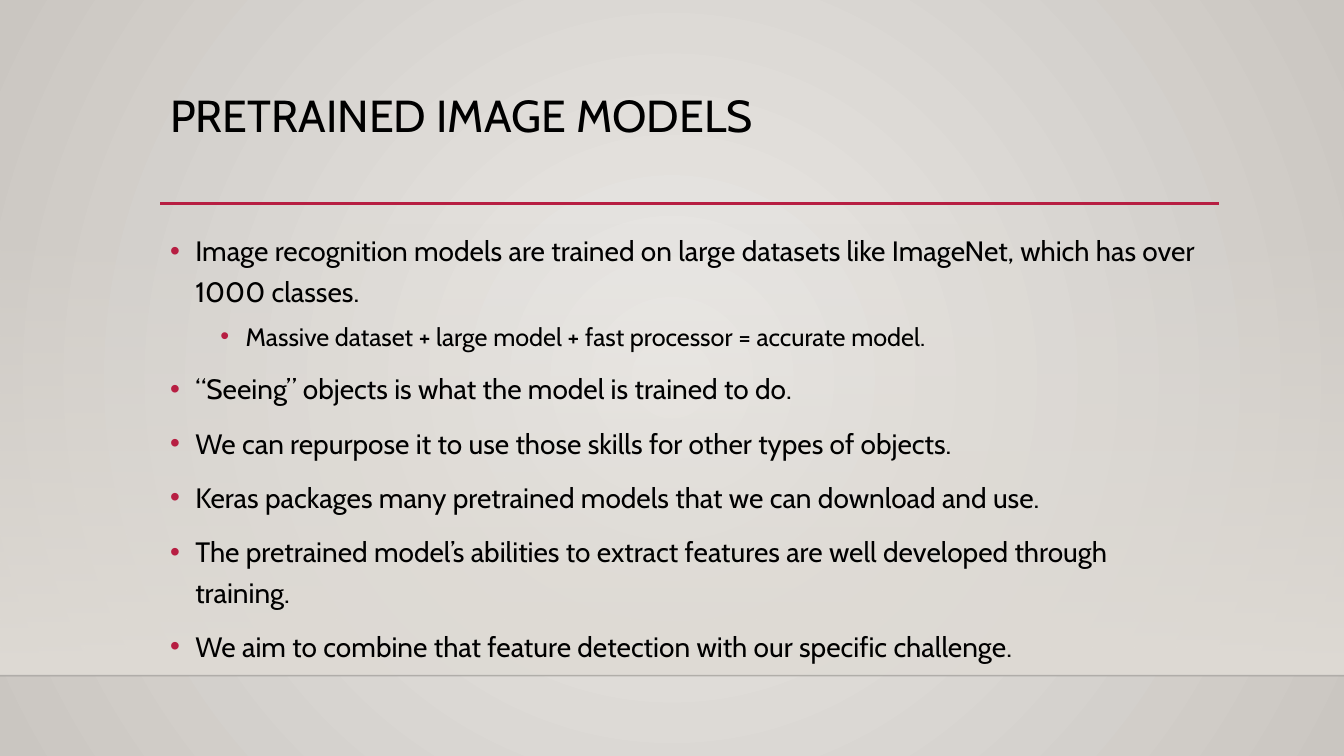
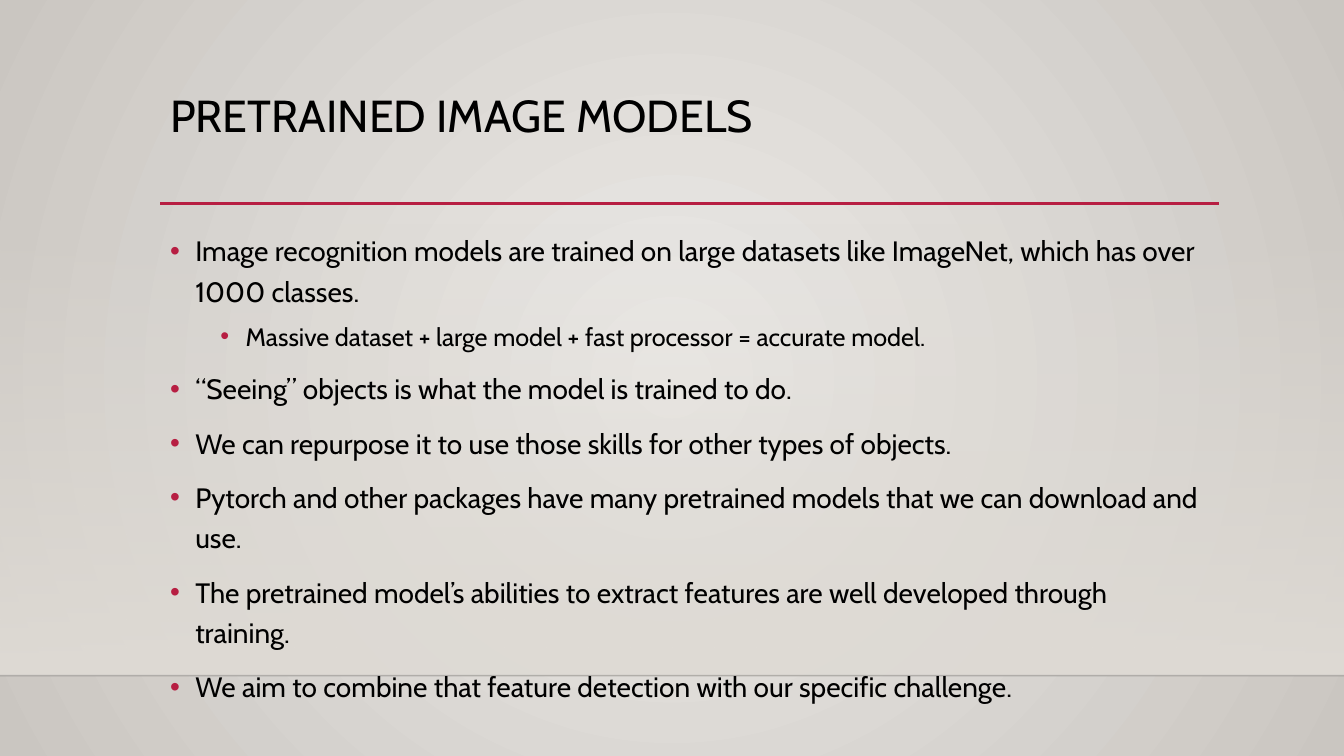
Before and after one commit to AkeemSemperDataScience/Intro_to_Machine_Learning_Students, a slide deck: slide 15 of reference_content/Slides/pytorch_transfer_learn.pptx. Drawn at 1344x756 pixels with LibreOffice and Linux fonts; fonts in the diff are those of the drawing; background and template pictures are left out. Boxes give left, top, right and bottom in pixels: in the first picture for what was removed or moved away, otherwise in the second. Text is boxed around its words. In the diff, an @@ line names an element or a change of style, - is before the commit and + after.

```diff
--- a/reference_content/Slides/pytorch_transfer_learn.pptx
+++ b/reference_content/Slides/pytorch_transfer_learn.pptx
@@ text at (195,487,1198,549): text changed @@
-• Keras packages many pretrained models that we can download and use.
+• Pytorch and other packages have many pretrained models that we can download and use.
```
Also in this commit, not shown: 9 other slides changed, 6 other files.
